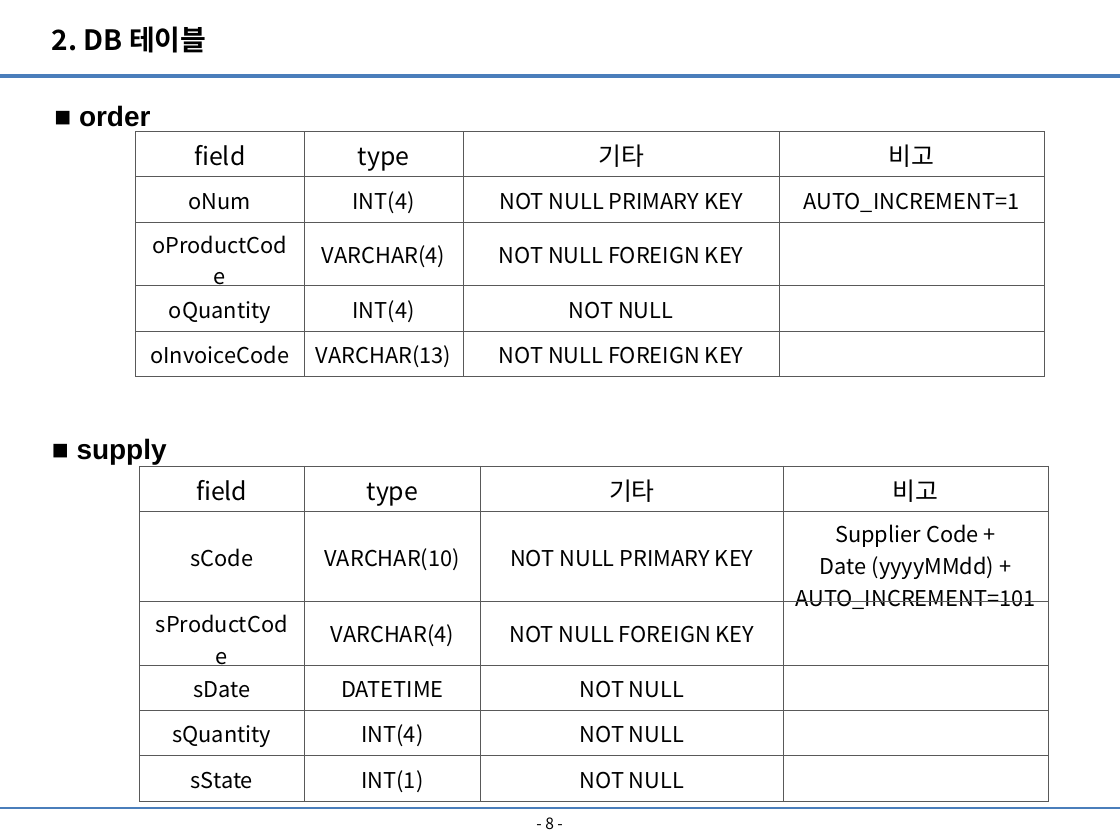
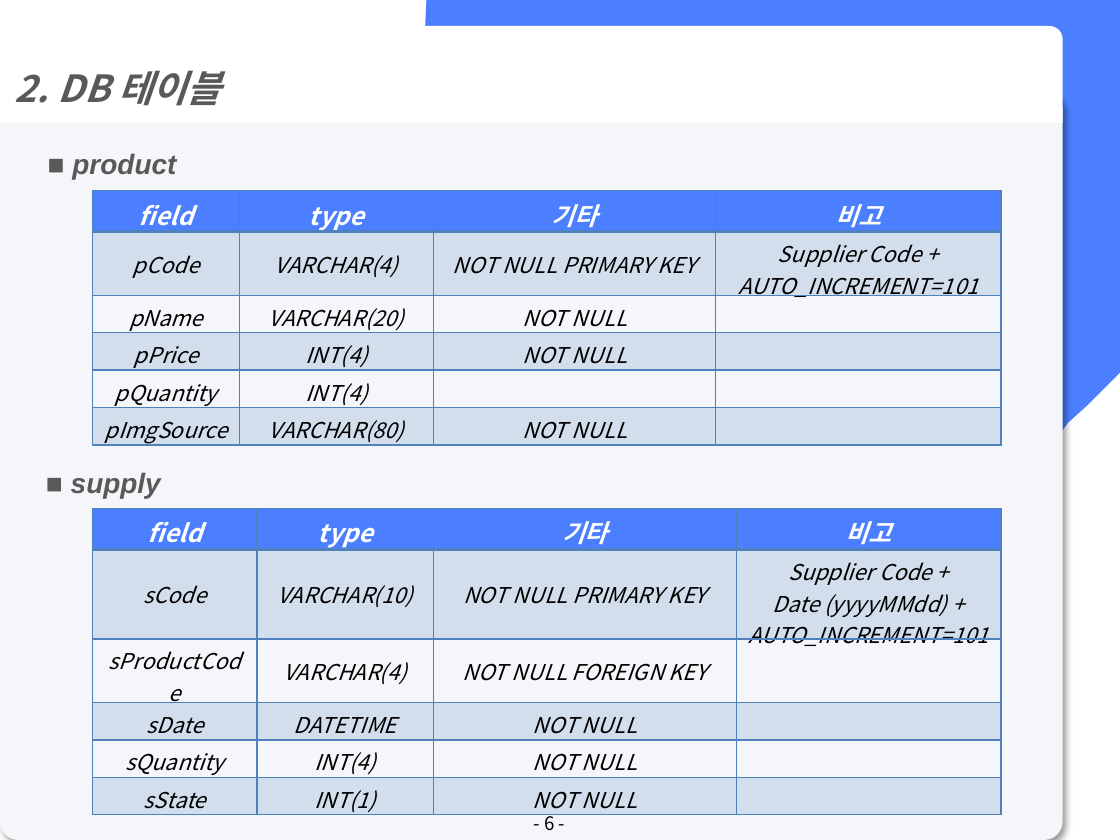
Before and after one commit to lx9203/fulfillmentBlue, a slide deck: slide 6 of file/PPT/Fulfillment 최종발표.pptx (slide 8 before the commit). Drawn at 1120x840 pixels with LibreOffice and Linux fonts; fonts in the diff are those of the drawing. Boxes give left, top, right and bottom in pixels: in the first picture for what was removed or moved away, otherwise in the second. Text is boxed around its words. In the diff, an @@ line names an element or a change of style, - is before the commit and + after.

```diff
--- a/file/PPT/Fulfillment 최종발표.pptx
+++ b/file/PPT/Fulfillment 최종발표.pptx
@@ round same rect "2. DB 테이블": place and size @@
-round same rect "2. DB 테이블" at [52, 26, 206, 53]
+round same rect "2. DB 테이블" at [0, 26, 1063, 123]
@@ round same rect "2. DB 테이블" at [0, 26, 1063, 123]: size 18 to 24 pt, text colour #000000 to #595959, italic on; line spacing 1 to 1.5; vertical alignment top to middle; fill none to #FFFFFF @@
@@ freeform shape added at [307, 0, 1120, 840], fill #4B7FFF @@
@@ line removed from (0, 76) to (1120, 76) @@
@@ rounded rectangle added at [0, 93, 1063, 840], fill #F5F6F9 @@
@@ text removed at [79, 105, 150, 127] @@
-■ order
@@ text added at [72, 153, 176, 179], 18 pt, text #595959, bold, italic @@
+■ product
@@ table at [93, 190, 1001, 448] @@
-row 2: oNum | INT(4) | NOT NULL PRIMARY KEY | AUTO_INCREMENT=1
-row 3: oProductCode | VARCHAR(4) | NOT NULL FOREIGN KEY | 
-row 4: oQuantity | INT(4) | NOT NULL | 
-row 5: oInvoiceCode | VARCHAR(13) | NOT NULL FOREIGN KEY | 
+row 2: pCode | VARCHAR(4) | NOT NULL PRIMARY KEY | Supplier Code + / AUTO_INCREMENT=101
+row 3: pName | VARCHAR(20) | NOT NULL | 
+row 4: pPrice | INT(4) | NOT NULL | 
+row 5: pQuantity | INT(4) |  | 
+row 6: pImgSource | VARCHAR(80) | NOT NULL | 
@@ table: place and size @@
-table at [136, 131, 1045, 371]
+table at [93, 190, 1001, 448]
@@ text "■ supply": place and size @@
-text "■ supply" at [77, 438, 167, 465]
+text "■ supply" at [71, 472, 161, 499]
@@ text "■ supply" at [71, 472, 161, 499]: text colour #000000 to #595959, italic on @@
@@ table at [93, 508, 1000, 816] @@
@@ fill none to #4B7FFF in row 1 @@
@@ fill none to #4F81BD at 20% opacity in 10 cells @@
@@ text colour #000000 to #FFFFFF, bold on in "field", "type", "기타", "비고" @@
@@ italic on @@
@@ borders changed @@
@@ table: place and size @@
-table at [140, 466, 1047, 796]
+table at [93, 508, 1000, 816]
@@ line removed from (0, 808) to (1120, 808) @@
@@ page number at [544, 814, 554, 831]: text changed; size 10 to 12 pt @@
-- 8 -
+- 6 -
```
Also in this commit, not shown: 19 other slides changed, 3 slides added, 5 slides removed.
